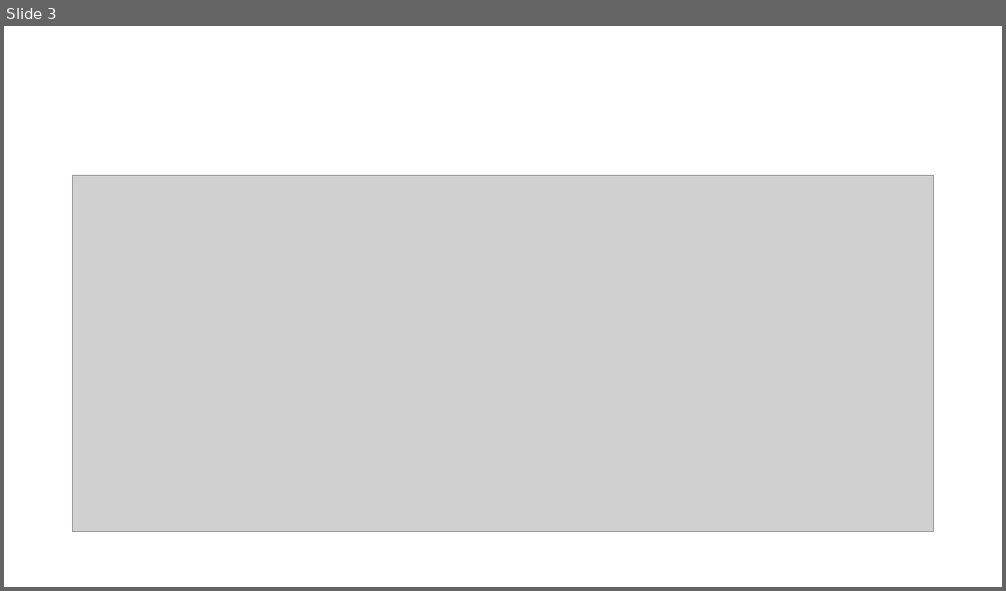
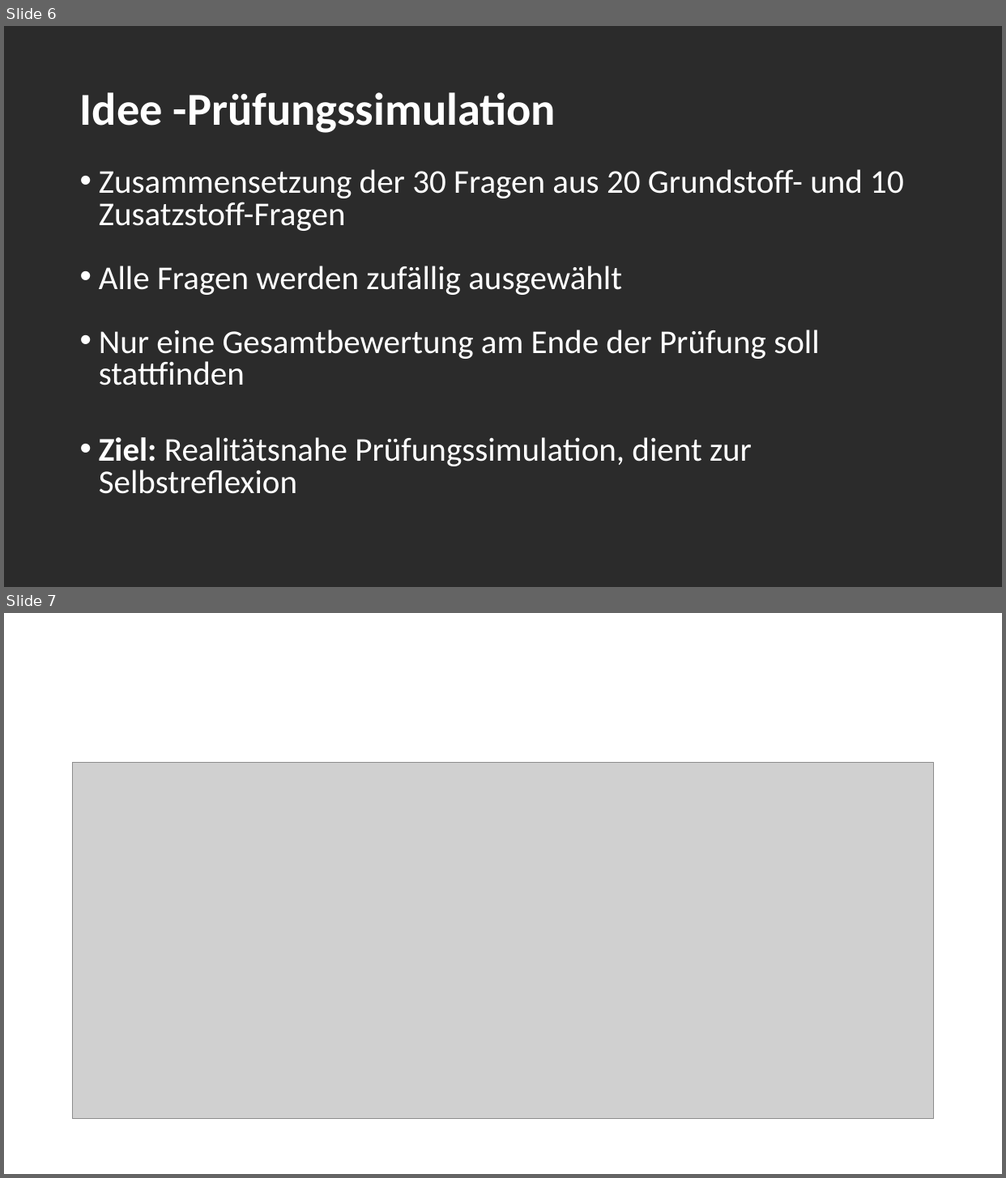
Before and after one commit to cr-heidemann/Fuehrerschein-App, a slide deck: Präsentation.ppt. Shown one above the other, each under a label of ours: slide 3 before the commit, slides 6 and 7 after it. The pictures are 1006x591 and 1006x1178 pixels, drawn with LibreOffice and Linux fonts; fonts in the diff are those of the drawing; grey boxes stand for pictures; background and template pictures are left out; a plain dark background stands for a picture behind light text. Boxes give left, top, right and bottom in pixels: in the first picture for what was removed or moved away, otherwise in the second. Text is boxed around its words. In the diff, an @@ line names an element or a change of style, - is before the commit and + after.

Commit message:
Fragen

```diff
--- a/Präsentation.ppt
+++ b/Präsentation.ppt
@@ slide 6 added at (4, 26, 1002, 587), background picture (left out) @@
@@ title added at (80, 92, 556, 133), 44 pt, text #FFFFFF, bold @@
+Idee -Prüfungssimulation
@@ text added at (99, 169, 904, 494), 32 pt, text #FFFFFF @@
+• Zusammensetzung der 30 Fragen aus 20 Grundstoff- und 10 Zusatzstoff-Fragen
+• Alle Fragen werden zufällig ausgewählt
+• Nur eine Gesamtbewertung am Ende der Prüfung soll stattfinden
+• Ziel: Realitätsnahe Prüfungssimulation, dient zur Selbstreflexion
@@ what was slide 3 is now slide 7 @@
```
Also in this commit, not shown: 8 other slides added, 5 slides removed, 1 other file.
